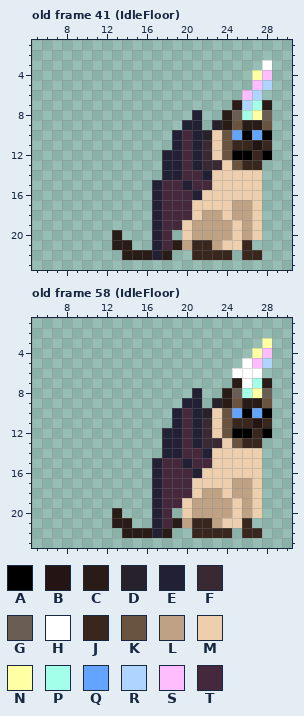
Two states of a pixel-art file, assets/images/scratch/kittenbaticorn.aseprite. The picture above was drawn from the file before the commit.
34x36 pixels, 96 frames. Shown: old frame 41 (IdleFloor): x 5..30, y 1..23; old frame 58 (IdleFloor): x 5..30, y 1..23. The commit also changed other frames, which this record leaves out.
Visible layers, top first: "Wings", "HornSparkles", "HornShine", "Horn", "Body".
Palette (. is transparent): A #000000  B #241414  C #291b15  D #27212b  E #222034  F #382933  G #695d54  H #ffffff  J #39271e  K #6a5440  L #bfa183  M #edcead  N #ffffa3  P #a3ffe8  Q #63a4ff  R #afd4ff  S #ffbcff  T #45283c
Pixels before, old frame 41 (IdleFloor), first column x 13:
 3 ...............H
 4 ..............NS
 5 ..............SR
 6 .............SR.
 7 ............CRPC
 8 ........E..CGPNG
 9 .......EE.DCKCCK
10 ......ETEDMKQAQA
11 ......ETEFMKJJBJ
12 .....EETEFMKAAJA
13 .....EETEFFMKJJ.
14 .....EETTEMMMMM.
15 ....ETTETTMMMMM.
16 ....ETTTEMMMMMM.
17 ....ETTTMMMMLLM.
18 ....ETTTMLLMLLM.
19 ....ETTMLLLLMLM.
20 C...ET.MLLLLMLM.
21 CC..ETCLJJLMMJ..
22 .CCCEC..JJJJ.JJ.
Pixels before, old frame 58 (IdleFloor), first column x 13:
 3 ...............N
 4 ..............NS
 5 .............HSR
 6 ............HHH.
 7 ............CHPC
 8 ........E..CGPNG
 9 .......EE.DCKCCK
10 ......ETEDMKQAQA
11 ......ETEFMKJJBJ
12 .....EETEFMKAAJA
13 .....EETEFFMKJJ.
14 .....EETTEMMMMM.
15 ....ETTETTMMMMM.
16 ....ETTTEMMMMMM.
17 ....ETTTMMMMLLM.
18 ....ETTTMLLMLLM.
19 ....ETTMLLLLMLM.
20 C...ET.MLLLLMLM.
21 CC..ETCLJJLMMJ..
22 .CCCEC..JJJJ.JJ.
New version:
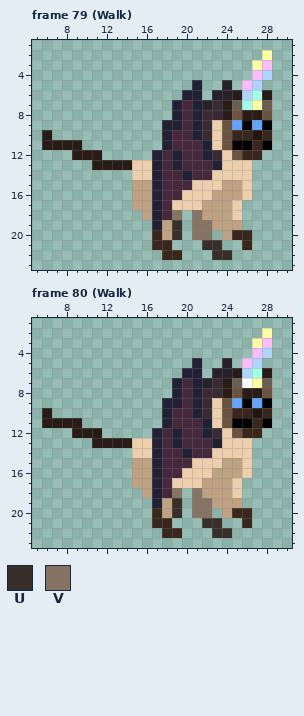
Colours new in this view: U #382f2a  V #857363
A new or re-ordered frame is compared with the old frame closest to it.
Changes in this commit:
frames 96 -> 120
layer "BackLegs" added
Changed rows in their new state; - is an unchanged pixel.
Frame 79 (Walk) is new; against old frame 41 (IdleFloor):
first column x 6:
 2 ----------------------N
 3 ---------------------NS
 4 ---------------------SR
 5 ---------------E--D-SR.
 6 --------------EE-DDCRPC
 7 -------------ETEDFCGPNG
 8 -------------ET-FF-KCCK
 9 ------------EET-FMKQAQA
10 C-----------ET--F--JJBJ
11 CCCC--------ET-TE--AAJA
12 ---CCC-----ET--TEFMKJ-.
13 -----CCCCMMET--TTE-MM.-
14 ---------MMETTE-T----.-
15 ---------LL---TMM-LL-.-
16 ---------LL---MM-LLL-.-
17 ---------LL--MM-LLLM..-
18 ----------L--V.V--LM..-
19 ------------LU.VV--L..-
20 -------.---JLU.VV.-JJ.-
21 -------..--JJ...UU..---
22 --------....JJ-..UU-..-
Frame 80 (Walk) is new; against old frame 58 (IdleFloor):
first column x 6:
 2 ----------------------N
 3 ---------------------NS
 4 ---------------------SR
 5 ---------------E--D-SR.
 6 --------------EE-DDCRPC
 7 -------------ETEDFCG-NG
 8 -------------ET-FF-KCCK
 9 ------------EET-FMKQAQA
10 C-----------ET--F--JJBJ
11 CCCC--------ET-TE--AAJA
12 ---CCC-----ET--TEFMKJ-.
13 -----CCCCMMET--TTE-MM.-
14 ---------MMETTE-T----.-
15 ---------LL---TMM-LL-.-
16 ---------LL---MM-LLL-.-
17 ---------LL--MM-LLLM..-
18 ----------L--V.V--LM..-
19 ------------LU.VV--L..-
20 -------.---JLU.VV.-JJ.-
21 -------..--JJ...UU..---
22 --------....JJ-..UU-..-
Pixel boxes of the changes (left, top, right, bottom) in both pictures:
changed: (42, 50, 272, 260)
changed: (42, 328, 272, 538)
